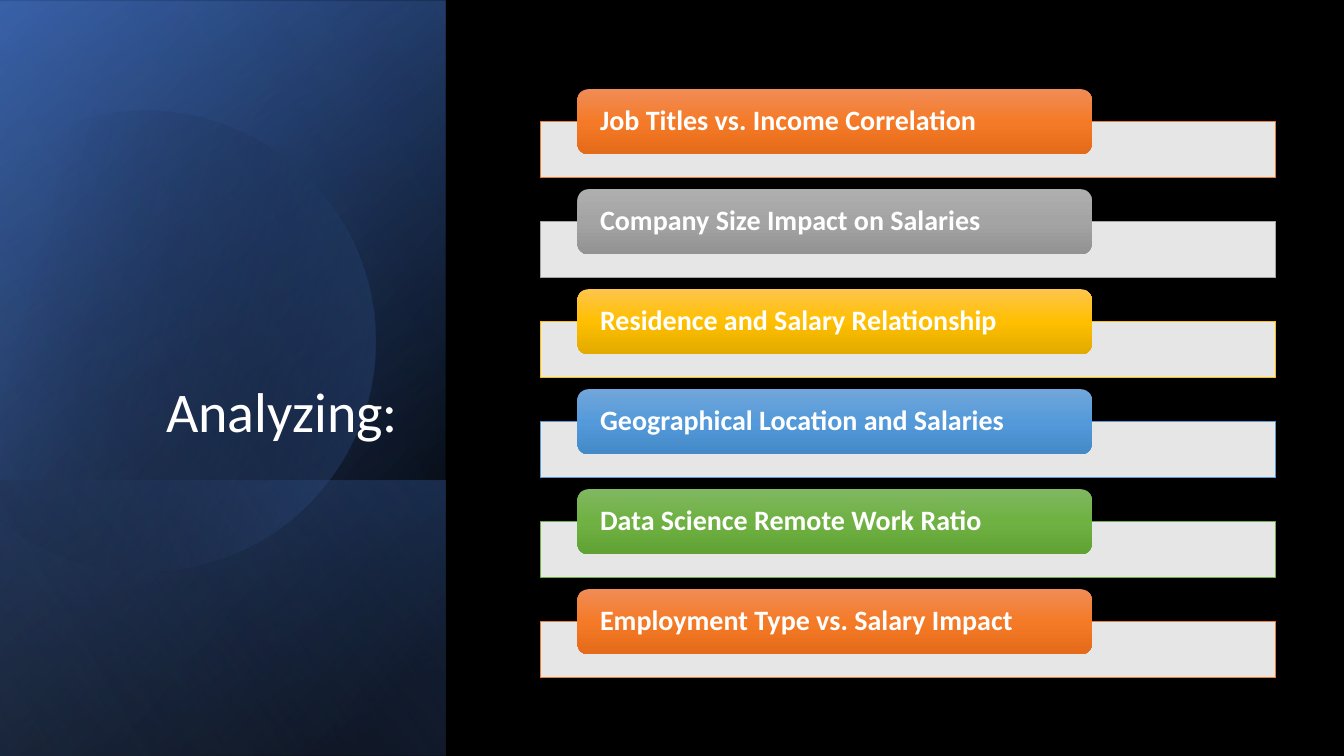
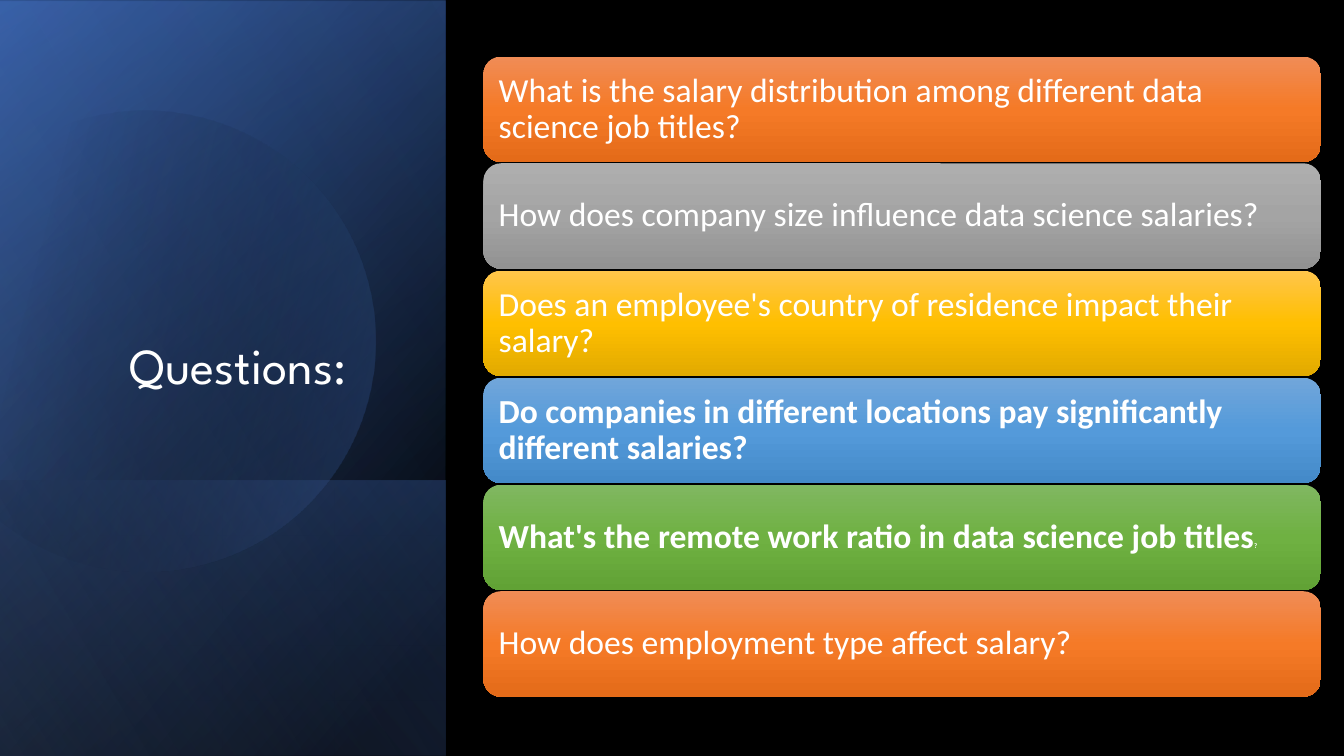
Before and after one commit to garimac12/project_acai, a slide deck: slide 5 of Presentation_project1.pptx. Drawn at 1344x756 pixels with LibreOffice and Linux fonts; fonts in the diff are those of the drawing. Boxes give left, top, right and bottom in pixels: in the first picture for what was removed or moved away, otherwise in the second. Text is boxed around its words. In the diff, an @@ line names an element or a change of style, - is before the commit and + after.

```diff
--- a/Presentation_project1.pptx
+++ b/Presentation_project1.pptx
@@ rounded rectangle: place and size @@
-rounded rectangle at bbox=[578, 90, 1092, 155]
+rounded rectangle at bbox=[484, 56, 1322, 162]
@@ rounded rectangle: place and size @@
-rounded rectangle at bbox=[578, 190, 1092, 255]
+rounded rectangle at bbox=[484, 163, 1322, 269]
@@ text at bbox=[499, 203, 1259, 231]: text changed; size 20 to 24 pt; bold off @@
-Company Size Impact on Salaries
+How does company size influence data science salaries?
@@ rounded rectangle: place and size @@
-rounded rectangle at bbox=[578, 289, 1092, 355]
+rounded rectangle at bbox=[484, 270, 1322, 376]
@@ title at bbox=[130, 350, 346, 390]: text changed; size 40 to 36 pt; font Calibri to League Spartan @@
-Analyzing:
+Questions:
@@ rounded rectangle: place and size @@
-rounded rectangle at bbox=[578, 389, 1092, 455]
+rounded rectangle at bbox=[484, 378, 1322, 484]
@@ rounded rectangle: place and size @@
-rounded rectangle at bbox=[578, 489, 1092, 555]
+rounded rectangle at bbox=[484, 485, 1322, 591]
@@ group added at bbox=[499, 78, 1254, 554]: 4 texts @@
+What is the salary distribution among different data science job titles?
+Does an employee's country of residence impact their salary?
+Do companies in different locations pay significantly different salaries?
+What's the remote work ratio in data science job titles?
@@ rounded rectangle: place and size @@
-rounded rectangle at bbox=[578, 590, 1092, 655]
+rounded rectangle at bbox=[484, 591, 1322, 697]
@@ group removed at bbox=[540, 110, 1275, 678]: 6 rectangles, 4 texts @@
-Job Titles vs. Income Correlation
-Residence and Salary Relationship
-Geographical Location and Salaries
-Data Science Remote Work Ratio
@@ text at bbox=[499, 630, 1072, 660]: text changed; size 20 to 24 pt; bold off @@
-Employment Type vs. Salary Impact
+How does employment type affect salary?
```
Also in this commit, not shown: 6 other slides changed, 15 slides added, 1 slide removed, 4 other files.
